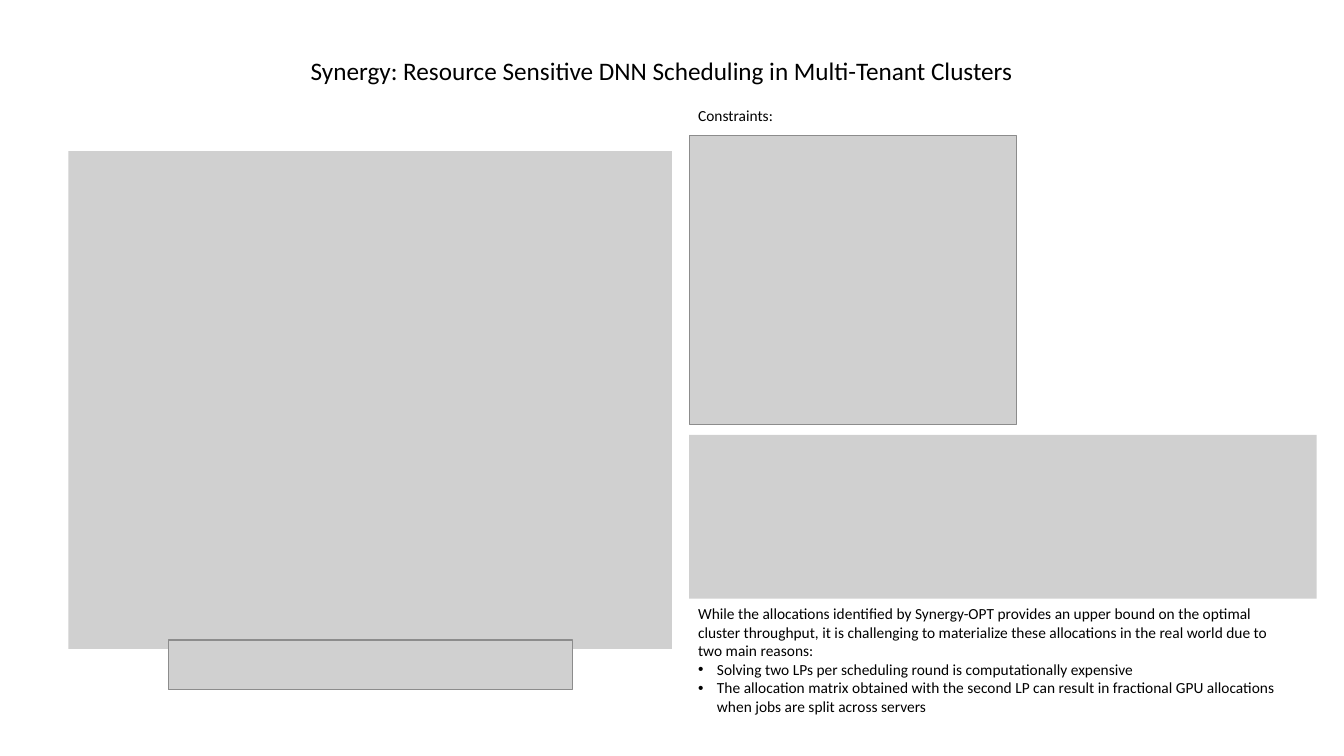
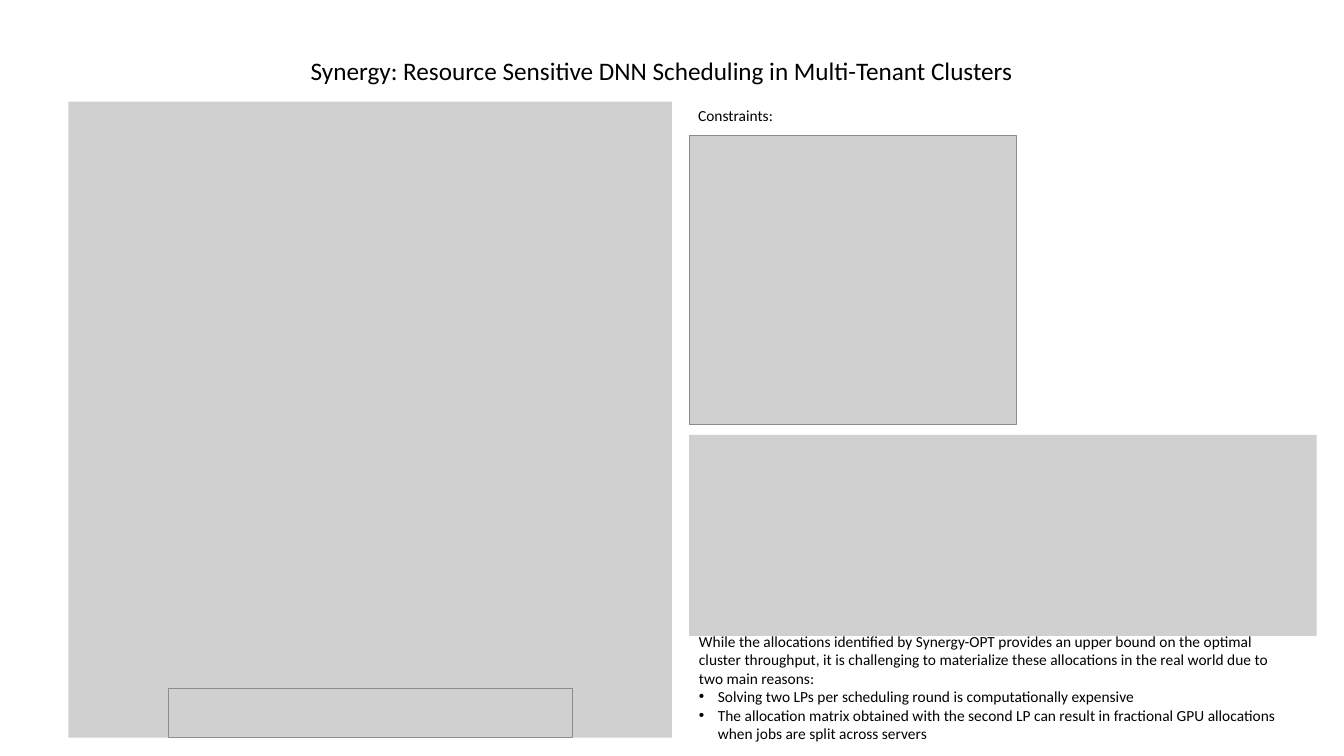
Before and after one commit to xuziyue/Google-Cluster-Workload-Traces-2019, a slide deck: slide 6 of three_papers.pptx (slide 5 before the commit). Drawn at 1344x756 pixels with LibreOffice and Linux fonts; fonts in the diff are those of the drawing; grey boxes stand for pictures. Boxes give left, top, right and bottom in pixels: in the first picture for what was removed or moved away, otherwise in the second. Text is boxed around its words. In the diff, an @@ line names an element or a change of style, - is before the commit and + after.

```diff
--- a/three_papers.pptx
+++ b/three_papers.pptx
@@ picture: place and size @@
-picture at [69, 151, 673, 649]
+picture at [69, 102, 673, 738]
@@ picture: place and size @@
-picture at [690, 435, 1318, 598]
+picture at [690, 435, 1318, 635]
@@ text "While the allocations identified by ...": place and size @@
-text "While the allocations identified by ..." at [698, 608, 1274, 715]
+text "While the allocations identified by ..." at [699, 634, 1275, 742]
@@ picture: place and size @@
-picture at [168, 640, 573, 690]
+picture at [168, 689, 573, 738]
```
Also in this commit, not shown: 2 other slides changed, 1 slide added.
